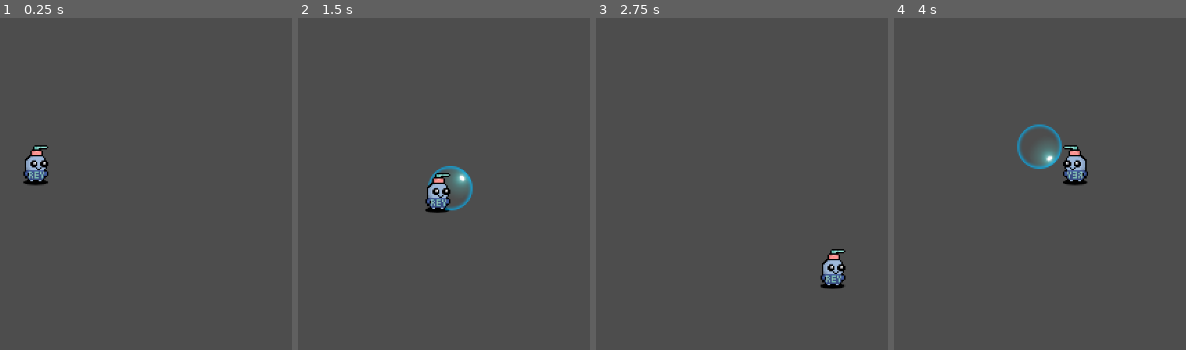
Above: before the commit, frames 1-4 (left to right).
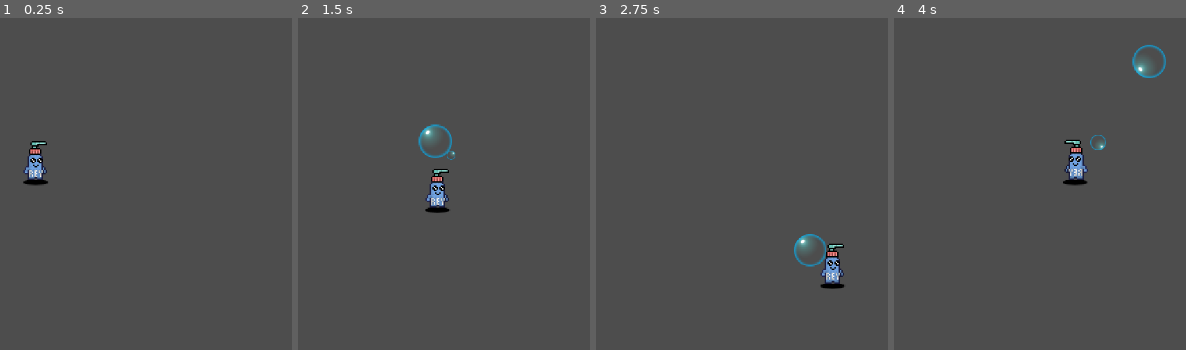
Above: after the commit, the same moments.

Repository: tacticos-sopladores/the-tales-of-rey
Game: Godot game, scene res://scenes/game.tscn
The game is run twice, just before and just after one commit, with the same random seed, the same clock (stepped at 60 frames per second) and the same inputs.
Inputs (mouse positions are in pixels of both pictures, inside the frame that each line leads up to):
- Up to frame 1 (0.25 s): no input
- Up to frame 2 (1.5 s): move the mouse to (508, 137) at 0.52 s; hold D (move-right) 0.53-1.28 s; click (508, 137) at 0.6 s; tap Space (jump) at 0.77 s; move the mouse to (outside the picture) at 1.27 s; hold S (move-down) from 1.28 s (still down); click (outside the picture) at 1.35 s
- Up to frame 3 (2.75 s): tap Space (jump) at 1.52 s; move the mouse to (709, 61) at 2.02 s; release S (move-down) at 2.03 s; hold D (move-right) from 2.03 s (still down); click (709, 61) at 2.1 s
- Up to frame 4 (4 s): move the mouse to (outside the picture) at 2.77 s; release D (move-right) at 2.78 s; hold W (move-up) 2.78-3.53 s; click (outside the picture) at 2.85 s; tap Space (jump) at 3.02, 3.77 s; move the mouse to (1168, 227) at 3.52 s; hold A (move-left) from 3.53 s (still down); click (1168, 227) at 3.6 s

The runs differ from the first frame. In frame 1, 0.7% of the frame differs, in the area x 7-17%, y 37-50%; in frame 2, 1.9%; in frame 3, 1.2%; in frame 4, 2.2%, in the area x 42-94%, y 8-50%.

Commit message:
feat (player): added idle animation, fixed bubble
Signed-off-by: donCESAR12345 <sprit152009@gmail.com>

Diff:
--- a/scenes/player.tscn
+++ b/scenes/player.tscn
@@ -1,9 +1,45 @@
-[gd_scene load_steps=9 format=3 uid="uid://cqn86787akru1"]
+[gd_scene load_steps=14 format=3 uid="uid://cqn86787akru1"]
 
 [ext_resource type="Script" path="res://scripts/player.gd" id="1_htb0k"]
-[ext_resource type="Texture2D" uid="uid://dy0wpi8qvamb3" path="res://assets/rey.png" id="2_4ddr5"]
 [ext_resource type="PackedScene" uid="uid://sjb77xsfymbk" path="res://scenes/projectile.tscn" id="2_25sf6"]
 [ext_resource type="PackedScene" uid="uid://dvjs47vnfstbt" path="res://scenes/shadow.tscn" id="3_br3t8"]
+[ext_resource type="Texture2D" uid="uid://qkjv0yfs7543" path="res://assets/rey-idle-sheet.png" id="3_prmin"]
+
+[sub_resource type="AtlasTexture" id="AtlasTexture_vqcpa"]
+atlas = ExtResource("3_prmin")
+region = Rect2(0, 0, 80, 80)
+
+[sub_resource type="AtlasTexture" id="AtlasTexture_b8c1g"]
+atlas = ExtResource("3_prmin")
+region = Rect2(80, 0, 80, 80)
+
+[sub_resource type="AtlasTexture" id="AtlasTexture_0lo1b"]
+atlas = ExtResource("3_prmin")
+region = Rect2(160, 0, 80, 80)
+
+[sub_resource type="AtlasTexture" id="AtlasTexture_h30n2"]
+atlas = ExtResource("3_prmin")
+region = Rect2(240, 0, 80, 80)
+
+[sub_resource type="SpriteFrames" id="SpriteFrames_2ksxx"]
+animations = [{
+"frames": [{
+"duration": 1.0,
+"texture": SubResource("AtlasTexture_vqcpa")
+}, {
+"duration": 1.0,
+"texture": SubResource("AtlasTexture_b8c1g")
+}, {
+"duration": 1.0,
+"texture": SubResource("AtlasTexture_0lo1b")
+}, {
+"duration": 1.0,
+"texture": SubResource("AtlasTexture_h30n2")
+}],
+"loop": true,
+"name": &"default",
+"speed": 10.0
+}]
 
 [sub_resource type="CircleShape2D" id="CircleShape2D_g4btl"]
 radius = 3.16228
@@ -74,16 +110,18 @@
 script = ExtResource("1_htb0k")
 projectile_scene = ExtResource("2_25sf6")
 
+[node name="Sprite2D" type="AnimatedSprite2D" parent="CharacterBody2D"]
+z_index = 5
+sprite_frames = SubResource("SpriteFrames_2ksxx")
+autoplay = "default"
+frame_progress = 0.540854
+
+[node name="Muzzle" type="Node2D" parent="CharacterBody2D/Sprite2D"]
+position = Vector2(8, -14)
+
 [node name="CollisionShape2D" type="CollisionShape2D" parent="CharacterBody2D"]
 position = Vector2(0, 5)
 shape = SubResource("CircleShape2D_g4btl")
-
-[node name="Sprite2D" type="Sprite2D" parent="CharacterBody2D"]
-z_index = 5
-texture = ExtResource("2_4ddr5")
-
-[node name="Muzzle" type="Node2D" parent="CharacterBody2D"]
-position = Vector2(9, -11)
 
 [node name="Shadow" parent="CharacterBody2D" instance=ExtResource("3_br3t8")]
 position = Vector2(0, 7)
--- a/scenes/projectile.tscn
+++ b/scenes/projectile.tscn
@@ -6,19 +6,77 @@
 [sub_resource type="CircleShape2D" id="CircleShape2D_ni7yq"]
 radius = 16.0
 
-[node name="Projectile" type="Area2D"]
+[sub_resource type="Animation" id="Animation_pd13k"]
+resource_name = "pop"
+tracks/0/type = "value"
+tracks/0/imported = false
+tracks/0/enabled = true
+tracks/0/path = NodePath("Sprite2D:scale")
+tracks/0/interp = 1
+tracks/0/loop_wrap = true
+tracks/0/keys = {
+"times": PackedFloat32Array(0, 1),
+"transitions": PackedFloat32Array(0.1, 0),
+"update": 0,
+"values": [Vector2(0.2, 0.2), Vector2(0.75, 0.75)]
+}
+tracks/1/type = "value"
+tracks/1/imported = false
+tracks/1/enabled = true
+tracks/1/path = NodePath("CollisionShape2D:scale")
+tracks/1/interp = 1
+tracks/1/loop_wrap = true
+tracks/1/keys = {
+"times": PackedFloat32Array(0, 1),
+"transitions": PackedFloat32Array(0.2, 0),
+"update": 0,
+"values": [Vector2(0.2, 0.2), Vector2(0.75, 0.75)]
+}
+
+[sub_resource type="Animation" id="Animation_r0h60"]
+length = 0.001
+tracks/0/type = "value"
+tracks/0/imported = false
+tracks/0/enabled = true
+tracks/0/path = NodePath("Sprite2D:scale")
+tracks/0/interp = 1
+tracks/0/loop_wrap = true
+tracks/0/keys = {
+"times": PackedFloat32Array(0),
+"transitions": PackedFloat32Array(1),
+"update": 0,
+"values": [Vector2(0.2, 0.2)]
+}
+
+[sub_resource type="AnimationLibrary" id="AnimationLibrary_iab5h"]
+_data = {
+"RESET": SubResource("Animation_r0h60"),
+"pop": SubResource("Animation_pd13k")
+}
+
+[node name="Projectile" type="CharacterBody2D"]
+collision_layer = 2
+collision_mask = 2
 script = ExtResource("1_0v4sd")
-speed = 50.0
-lifetime = 0.5
+speed = 200.0
+lifetime = 0.33
 
 [node name="Sprite2D" type="Sprite2D" parent="."]
+scale = Vector2(0.2, 0.2)
 texture = ExtResource("2_t6kka")
 
 [node name="CollisionShape2D" type="CollisionShape2D" parent="."]
+scale = Vector2(0.2, 0.2)
 shape = SubResource("CircleShape2D_ni7yq")
 
 [node name="ProjectileLifetimeTimer" type="Timer" parent="."]
 one_shot = true
 autostart = true
 
+[node name="AnimationPlayer" type="AnimationPlayer" parent="."]
+libraries = {
+"": SubResource("AnimationLibrary_iab5h")
+}
+
 [connection signal="timeout" from="ProjectileLifetimeTimer" to="." method="_on_projectile_lifetime_timer_timeout"]
+[connection signal="animation_finished" from="AnimationPlayer" to="." method="_on_animation_player_animation_finished"]
--- a/scripts/player.gd
+++ b/scripts/player.gd
@@ -25,7 +25,7 @@
 @onready var jump_cooldown_timer = $JumpCooldownTimer
 @onready var shoot_cooldown_timer = $ShootCooldownTimer
 @onready var shadow = $Shadow
-@onready var muzzle = $Muzzle
+@onready var muzzle = $Sprite2D/Muzzle
 @onready var animation_player = $AnimationPlayer
 
 func _ready():
@@ -38,8 +38,10 @@
 	# Handle flip sprite for horizontal movement direction
 	if direction_x < 0:
 		$Sprite2D.flip_h = true
+		muzzle.position.x = -abs(muzzle.position.x)
 	elif direction_x > 0:
 		$Sprite2D.flip_h = false
+		muzzle.position.x = abs(muzzle.position.x)
 
 	# Set vertical direction
 	var direction_y := Input.get_axis("move-up", "move-down")
--- a/scripts/projectile.gd
+++ b/scripts/projectile.gd
@@ -1,24 +1,25 @@
-extends Area2D
+extends CharacterBody2D
 
 @export var speed: float
 @export var lifetime: float
 @export var is_player_projectile: bool = true
 @export var damage: int = 10
 
-@onready var projectile_lifetime_timer: Timer = $ProjectileLifetimeTimer
+@onready var projectile_lifetime_timer := $ProjectileLifetimeTimer
+@onready var animation_player := $AnimationPlayer
 
 func _ready():
-	if is_player_projectile:
-		collision_mask = 2 # PlayerProjectiles Layer
-	else:
-		collision_mask = 4 # EnemyProjectiles Layer
-	projectile_lifetime_timer.wait_time = lifetime
-	projectile_lifetime_timer.start()
+	#if is_player_projectile:
+	#	collision_mask = 2 # PlayerProjectiles Layer
+	#else:
+	#	collision_mask = 4 # EnemyProjectiles Layer
+	projectile_lifetime_timer.start(lifetime)
 
 func _physics_process(delta):
-	position.x += cos(transform.get_rotation()) * speed * delta
-	position.y += sin(transform.get_rotation()) * speed * delta
+	velocity.x += cos(transform.get_rotation()) * speed * delta
+	velocity.y += sin(transform.get_rotation()) * speed * delta
 
+	move_and_slide()
 #func _on_area_entered(area):
 #	if is_player_projectile:
 #		if area.is_in_group("boss_hitbox"):
@@ -34,4 +35,7 @@
 #			queue_free()
 
 func _on_projectile_lifetime_timer_timeout() -> void:
+	animation_player.play("pop")
+
+func _on_animation_player_animation_finished(anim_name: StringName) -> void:
 	queue_free()
Binary file added: assets/rey-idle-sheet.png
Not shown, added: assets/rey-idle-sheet.png.import
Not shown: 1 places in scenes/projectile.tscn that only renumber resources
